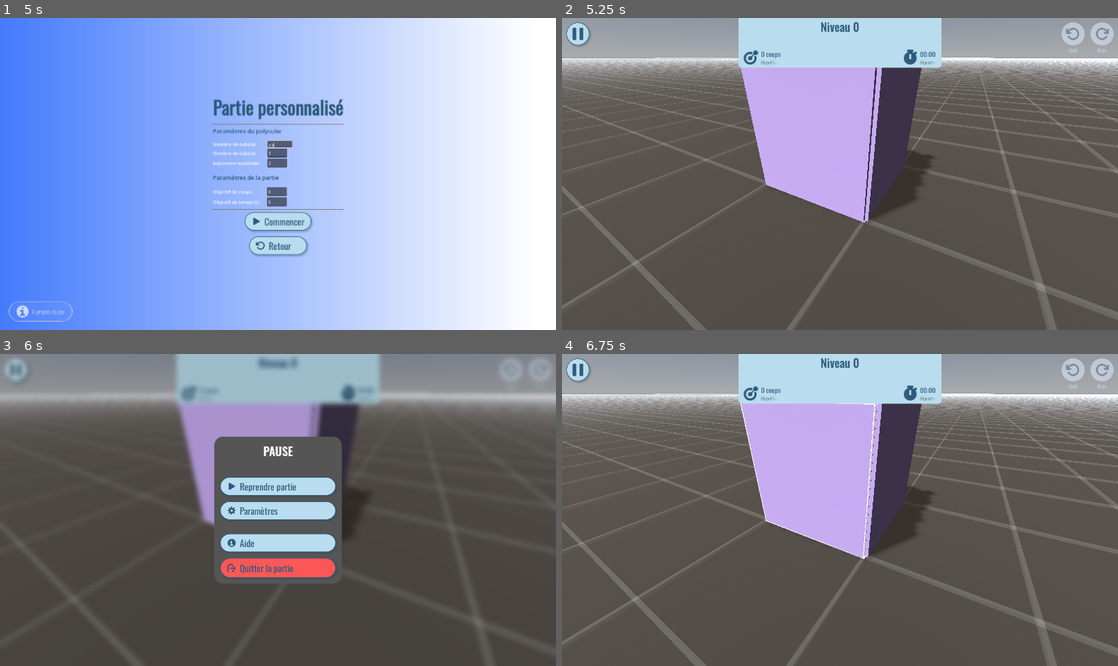
Above: before the commit, frames 1-4 (two rows, left to right).
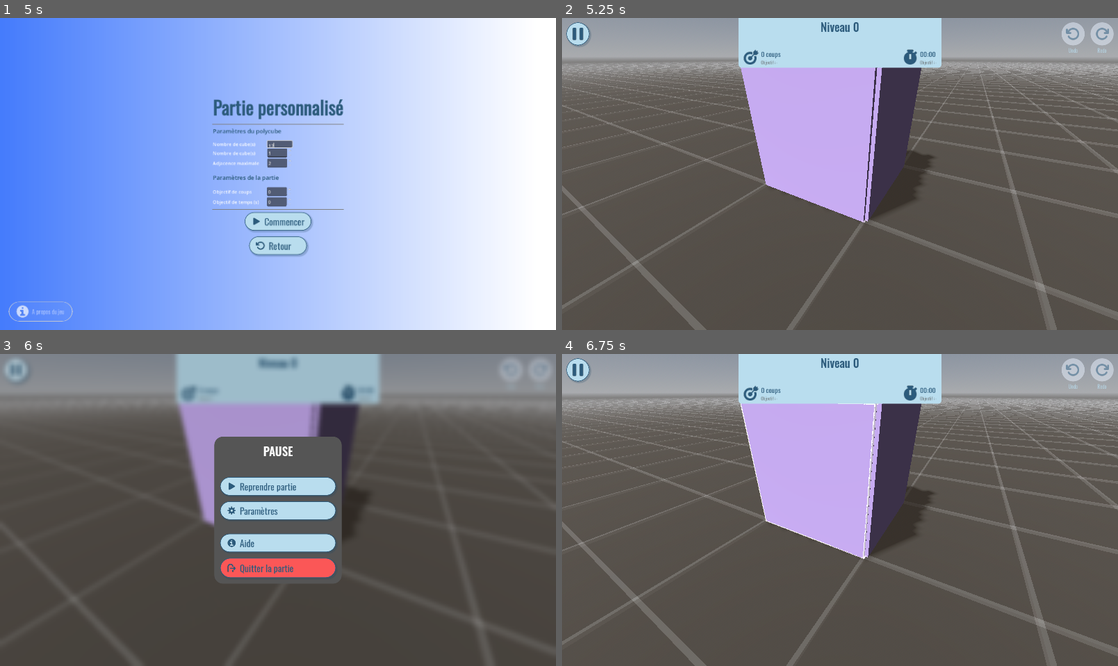
Above: after the commit, the same moments.

Repository: Turnute/PolyFold
Game: Godot game, scene res://scenes/interfaces/Menu.tscn
Two runs of this game, one before a commit and one after it. Both use one fixed random seed, a clock stepped at 60 frames per second and the inputs below.
Inputs (mouse positions are in pixels of both pictures, inside the frame that each line leads up to):
- Up to frame 1 (5 s): click "Jouer" at 0.5 s; click "Jouer" at 1.25 s; click "Crédits" at 2 s; click "Niveaux" at 2.75 s; click "Personnalisé" at 3.5 s; click (278, 142) at 4.27 s; type "12" at 4.35 s
- Up to frame 2 (5.25 s): click "Commencer" at 5 s
- Up to frame 3 (6 s): click (16, 369) at 5.75 s
- Up to frame 4 (6.75 s): click "Reprendre partie" at 6.5 s

Frame 1 is identical in both runs. In frame 2, 1.3% of the frame differs, in the area x 0-100%, y 12-16%; in frame 3, 1.7%; in frame 4, 1.3%.

Commit message:
Fade grid materials by distance
Disable fog and add distance fading to the grid and folding plane materials so they fade out at a distance.

Diff:
--- a/polyfold/materials/GridMaterial.tres
+++ b/polyfold/materials/GridMaterial.tres
@@ -3,4 +3,8 @@
 [resource]
 transparency = 1
 blend_mode = 1
+disable_fog = true
 albedo_color = Color(1, 1, 1, 0.08235294)
+distance_fade_mode = 1
+distance_fade_min_distance = 80.0
+distance_fade_max_distance = 25.0
--- a/polyfold/prefabs/folding_plane.tscn
+++ b/polyfold/prefabs/folding_plane.tscn
@@ -9,7 +9,11 @@
 [sub_resource type="StandardMaterial3D" id="StandardMaterial3D_m7ri8"]
 transparency = 1
 blend_mode = 1
+disable_fog = true
 albedo_color = Color(0, 0, 0, 1)
+distance_fade_mode = 1
+distance_fade_min_distance = 80.0
+distance_fade_max_distance = 25.0
 
 [node name="FoldingPlane" type="Node3D" unique_id=1749935408]
 script = ExtResource("1_dryck")
